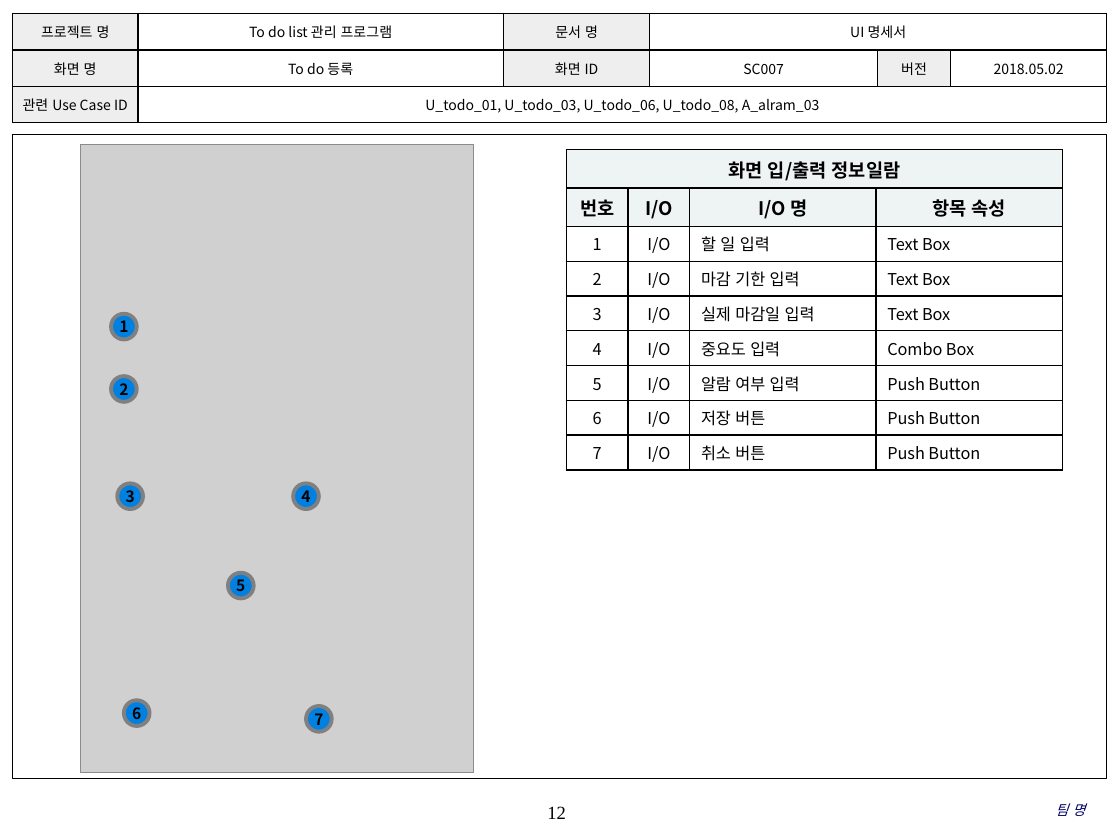
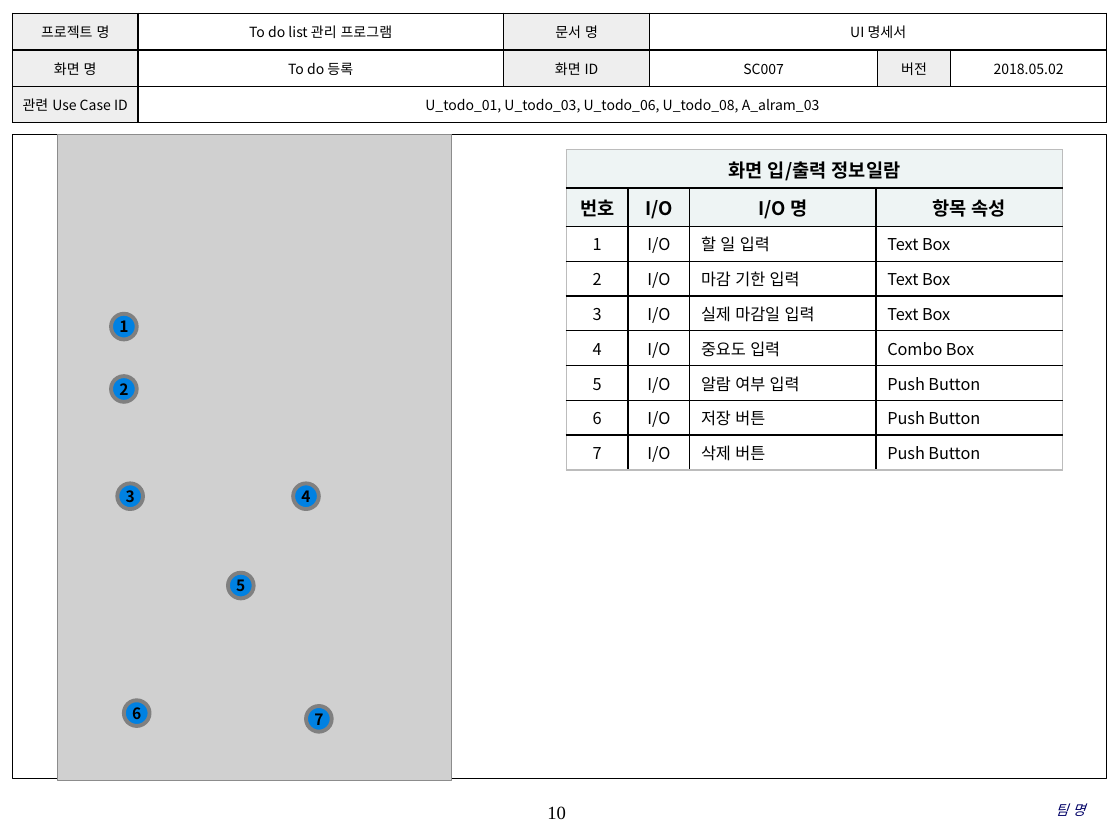
Before and after one commit to SMU-SE-Admin/18-1_5_COSIGN_Doc, a slide deck: slide 10 of 03 설계/UI Design Template - Cosign V1.1.3.pptx (slide 12 before the commit). Drawn at 1120x840 pixels with LibreOffice and Linux fonts; fonts in the diff are those of the drawing; grey boxes stand for pictures; background and template pictures are left out. Boxes give left, top, right and bottom in pixels: in the first picture for what was removed or moved away, otherwise in the second. Text is boxed around its words. In the diff, an @@ line names an element or a change of style, - is before the commit and + after.

```diff
--- a/03 설계/UI Design Template - Cosign V1.1.3.pptx
+++ b/03 설계/UI Design Template - Cosign V1.1.3.pptx
@@ picture: place and size @@
-picture at box(81, 144, 474, 773)
+picture at box(57, 134, 451, 781)
@@ table at box(567, 150, 1062, 466) @@
-row 9, column 3: 취소 버튼
+row 9, column 3: 삭제 버튼
@@ page number at box(547, 806, 566, 819): text changed @@
-12
+10
```
Also in this commit, not shown: 5 other slides changed, 10 slides removed.
